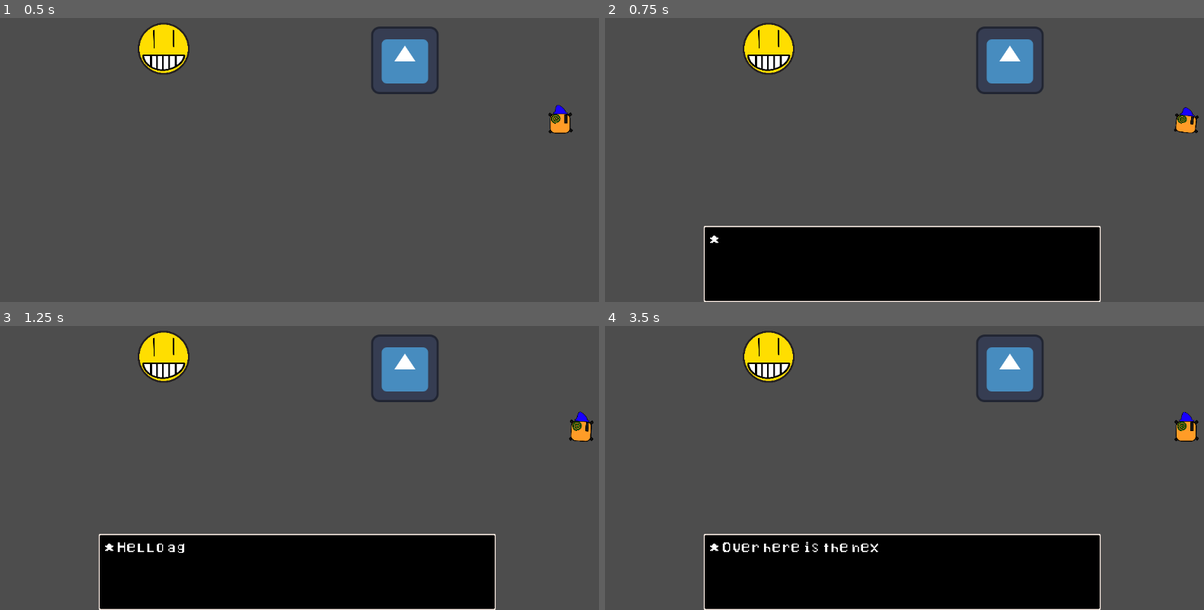
Above: before the commit, frames 1-4 (two rows, left to right).
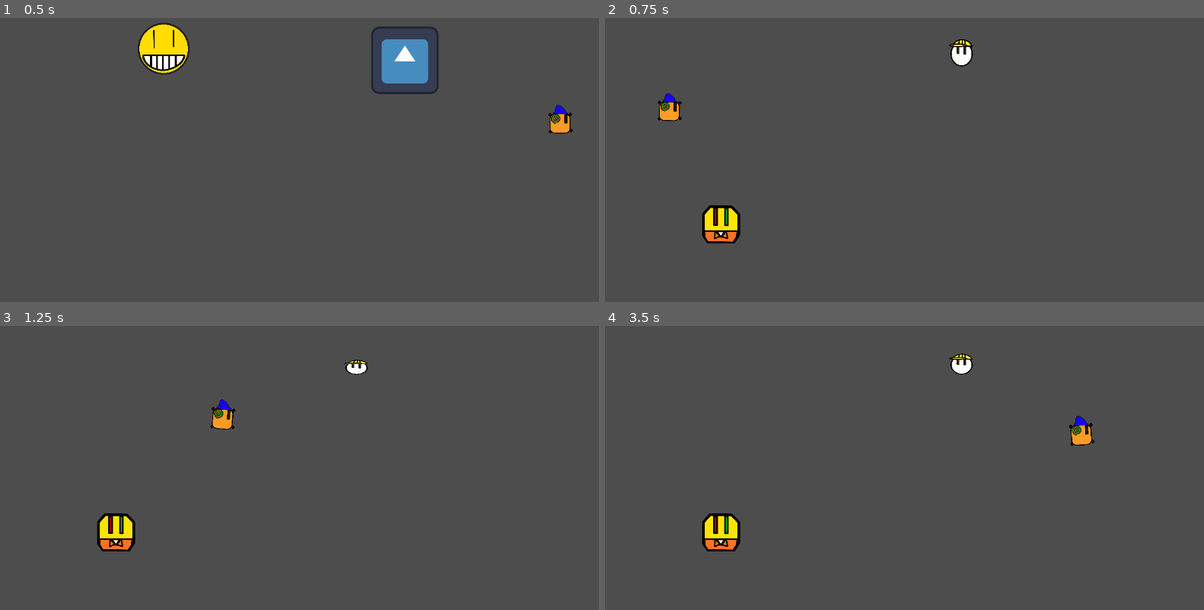
Above: after the commit, the same moments.

Repository: DeadPlant09/Godot-Dialogue-system
Game: Godot game, scene res://Scene's/Area's/Room 1.tscn
Two runs of this game, one before a commit and one after it. Both use one fixed random seed, a clock stepped at 60 frames per second and the inputs below. The engine's default icon, where the game draws it, is replaced by a stand-in: a white triangle on a blue panel in a dark square.
Inputs:
- Up to frame 1 (0.5 s): no input
- Up to frame 2 (0.75 s): hold Right (Right) from 0.53 s (still down); hold E (Continue) from 0.53 s (still down)
- Up to frame 3 (1.25 s): keep holding Right (Right); keep holding E (Continue)
- Up to frame 4 (3.5 s): release Right (Right) at 1.28 s; release E (Continue) at 1.28 s; hold Down (Down) 1.28-2.03 s; tap E (Continue) at 1.35, 2.85 s; hold Right (Right) 2.03-2.78 s; hold E (Continue) 2.03-2.78 s; hold Up (Up) from 2.78 s (still down)

Frame 1 is identical in both runs. In frame 2, 22% of the frame differs, in the area x 8-100%, y 1-100%; in frame 3, 22%; in frame 4, 22%.

Commit message:
Added more npc options
1) multiple signals
2) moving after talking

Diff:
--- a/Scene's/Area's/Room 1.tscn
+++ b/Scene's/Area's/Room 1.tscn
@@ -56,6 +56,7 @@
 
 [node name="CollisionShape2D" type="CollisionShape2D" parent="Move rooms Cutscene"]
 shape = SubResource("RectangleShape2D_sckux")
+disabled = true
 
 [node name="Godot Icon" type="Sprite2D" parent="."]
 position = Vector2(780, 190)
@@ -65,7 +66,7 @@
 Custom_Json = "res://Resourses/Objects.json"
 starting_conversation = 6
 ending_conversation = 7
-save_conversation = 1
+connect_signal = "update_godot_dialogue"
 
 [node name="CollisionShape2D" type="CollisionShape2D" parent="Godot Icon/dialougue_area"]
 position = Vector2(0, -1)
--- a/Scene's/Area's/Room 2.tscn
+++ b/Scene's/Area's/Room 2.tscn
@@ -231,6 +231,7 @@
 Custom_Json = "res://Resourses/NPC.json"
 starting_conversation = 3
 ending_conversation = 4
+save_conversation = 1
 
 [node name="CollisionShape2D" type="CollisionShape2D" parent="Worker/dialougue_area"]
 position = Vector2(0.5, -12)
--- a/project.godot
+++ b/project.godot
@@ -91,3 +91,4 @@
 
 renderer/rendering_method="gl_compatibility"
 renderer/rendering_method.mobile="gl_compatibility"
+textures/vram_compression/import_etc2_astc=true
--- a/save_conv_temp.cfg
+++ b/save_conv_temp.cfg
@@ -1,3 +1,3 @@
 [conversations]
 
-"Godot Icon"=[6, 7]
+Emoji=[3, 3]
--- a/scripts/Components/dialougue_area.gd
+++ b/scripts/Components/dialougue_area.gd
@@ -4,7 +4,14 @@
 @export_file("*.json") var Custom_Json
 @export var starting_conversation = 1
 @export var ending_conversation = 0 # has to be an int
-@export var connect_signal:String
+@export var connect_signal:String:
+	set(new_value):
+		connect_signal = new_value
+		var dialogue_signals = Dialogue_System.get_signal_list()
+		for S in dialogue_signals:
+			if S["name"] in connect_signal and not Dialogue_System.is_connected(S["name"], Callable(self, S["name"])):
+				print(S["name"])
+				Dialogue_System.connect(S["name"], Callable(self, S["name"]))
 enum SAVES {empty, Temporary, Permanent}
 @export var save_conversation:SAVES = SAVES.empty
 @export var Debug = false
@@ -93,14 +100,13 @@
 
 func run_signal_actions(action: String): # to run a signal action without runing a signal
 	connect_signal = action
-	Signal_actions()
+	call(action)
 
 
-func Signal_actions():
+func update_godot_dialogue():
 	if Debug: print("connected_custom " + get_parent().name)
-	if get_parent().name == "Godot Icon":
-		if connect_signal == "update_godot_dialogue" and starting_conversation == 6:
-			starting_conversation = 8
-			ending_conversation = 9
-			chose_save()
+	if get_parent().name == "Godot Icon" and starting_conversation == 6:
+		starting_conversation = 8
+		ending_conversation = 9
+		chose_save()
 	if Dialogue_System.signal_wait_finshed: Dialogue_System.wait_signal_finshed = false
--- a/scripts/Components/npc_body.gd
+++ b/scripts/Components/npc_body.gd
@@ -1,26 +1,35 @@
 extends CharacterBody2D
 
 # @export variables
-@export var JUST_RECIVE_SIGNALS:bool
-@export var Move_NPC_after_talk:bool
+@export var JUST_RECIVE_SIGNALS: bool # used for nodes you just want to recive dialogue signals
+@export var Move_NPC_after_talk:bool # use it for a node you want to delete after talking with it and exitsing the scene
+@export var Remember_temp:bool
 @export var dialogue_area:DialogueArea
 @export var Sprite_animation:AnimationPlayer
-@export var connect_signal:String:
+@export var connect_signal:String: # change to "connect_to_signals"
 	set(new_value):
 		connect_signal = new_value
-		if not Dialogue_System.is_connected(connect_signal, Signal_actions):
-			Dialogue_System.connect(connect_signal, Signal_actions)# so the signal constantly updates
+		var dialogue_signals = Dialogue_System.get_signal_list()
+		for S in dialogue_signals:
+			if S["name"] in connect_signal and not Dialogue_System.is_connected(S["name"], Callable(self, S["name"])):
+				#print(S["name"])
+				Dialogue_System.connect(S["name"], Callable(self, S["name"]))
 
 # variables
 var is_talking:bool
 var player_in_diulogue_area
 var talk_index = 0
 
-func _ready() -> void: # remember to transfer save data ovrt to a personal one
+func _ready() -> void: # remember to transfer save data over to a global one
+	print("ready")
 	var config = ConfigFile.new()
-	if not Move_NPC_after_talk or config.load(Dialogue_System.temp_save_Path) != OK: return # if you can load a save with the npc's name
-	if config.get_value("conversations", name)[0] >= dialogue_area.starting_conversation: # and the saves starting conve index is lest than or equal to the current convo index
+	if not Move_NPC_after_talk and not Remember_temp or config.load(Dialogue_System.temp_save_Path) != OK: return # if you can load a save with the npc's name
+
+	if Move_NPC_after_talk and config.get_value("conversations", name)[0] >= dialogue_area.starting_conversation: # and the saves starting conve index is lest than or equal to the current convo index
+		print("delete")
 		queue_free()
+	elif Remember_temp and config.get_value("conversations", name)[0] >= dialogue_area.starting_conversation: # and the saves starting conve index is lest than or equal to the current convo index
+		dialogue_area.starting_conversation = config.get_value("conversations", name)[0]
 
 
 func _process(_delta: float) -> void:
@@ -39,7 +48,7 @@
 		Sprite_animation.play(Sprite_animation.name + str(talk_index))
 	else: # if the npc is talking
 		Sprite_animation.play("Talk" + str(talk_index))
-		if Dialogue_System.is_dialogue_runing: # if the npc is currently talking
+		if Dialogue_System.Is_Dialogue_Runing: # if the npc is currently talking
 			Sprite_animation.play("Talk" + str(talk_index))
 		else: # if the npc is finsished talking
 			Sprite_animation.pause()
@@ -48,7 +57,7 @@
 
 func run_signal_actions(action: String): # to run a signal action without runing a signal
 	connect_signal = action
-	Signal_actions()
+	call(action)
 
 
 func Signal_actions():
--- a/scripts/UI/dialogue_systerm.gd
+++ b/scripts/UI/dialogue_systerm.gd
@@ -177,7 +177,7 @@
 
 func Set_Profile(): # runs befor Options are set
 	# reset the postion and size to defaults
-	Character_Voice.stream = load(Voice_path + "Default Voice (S.T.V).wav")
+	Character_Voice.stream = load(Voice_path + "Default dialogue voice.wav")
 
 	Sprites.visible = not just_show_text
 	Sprites.get_child(3).visible = not hide_profile
